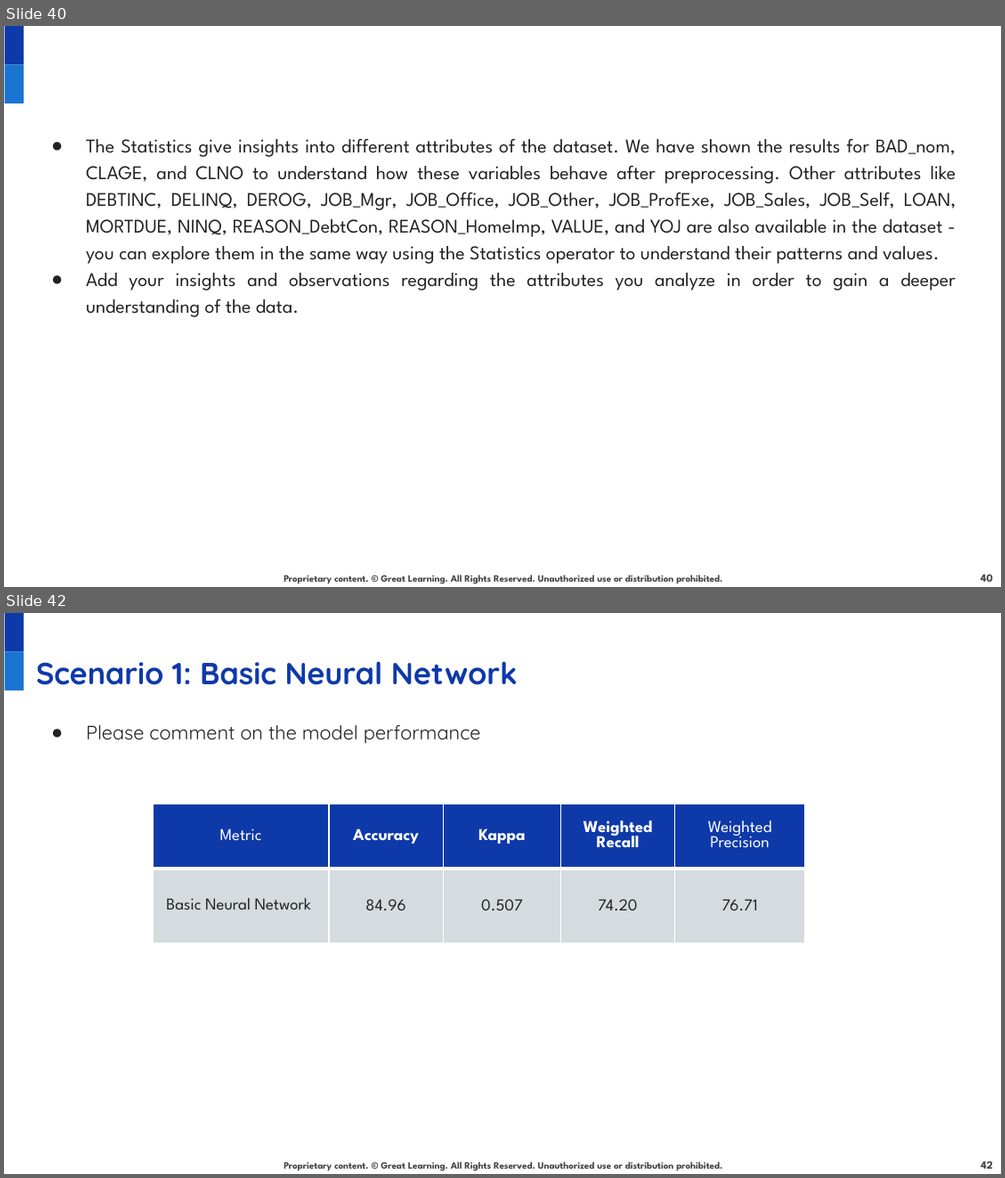
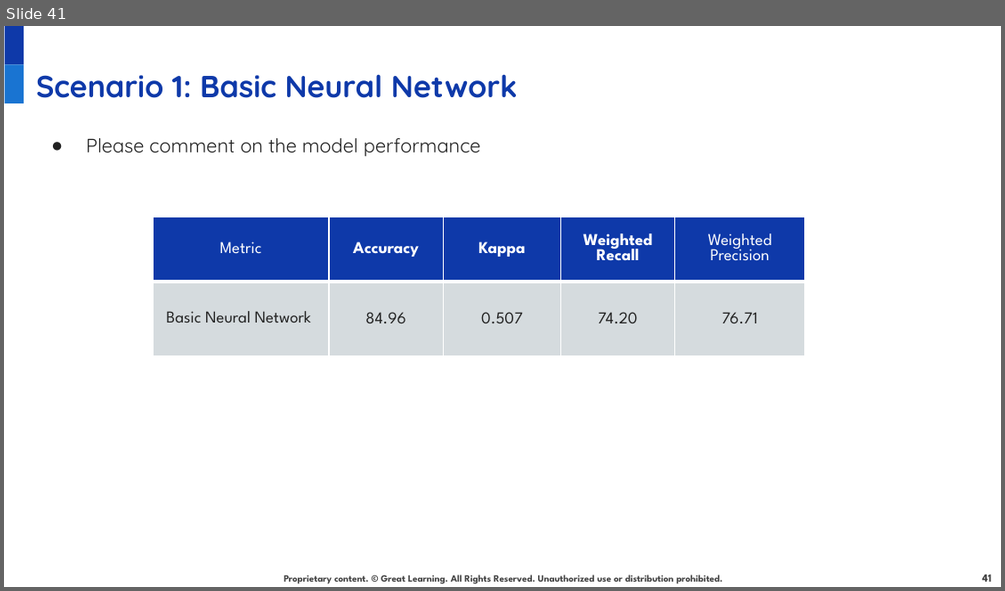
Before and after one commit to juanbucz/GreatLearning-TermProjects, a slide deck: Neural Networks - Loan Default/Loan Default Prediction Presentation - Business Interpretation - John Buczkowski.pptx. Shown one above the other, each under a label of ours: slides 40 and 42 before the commit, slide 41 after it; the slides between them are not shown. The pictures are 1005x1178 and 1005x591 pixels, drawn with LibreOffice and Linux fonts; fonts in the diff are those of the drawing; background and template pictures are left out. Boxes give left, top, right and bottom in pixels: in the first picture for what was removed or moved away, otherwise in the second. Text is boxed around its words. In the diff, an @@ line names an element or a change of style, - is before the commit and + after.

Commit message:
GG NN Default Loan Default Prediction Presentation - Clean up of pre-existing EDA slides; reorganization of current slide deck

```diff
--- a/Neural Networks - Loan Default/Loan Default Prediction Presentation - Business Interpretation - John Buczkowski.pptx
+++ b/Neural Networks - Loan Default/Loan Default Prediction Presentation - Business Interpretation - John Buczkowski.pptx
@@ slide 40 removed at <box>4,26,1001,587</box>, background #FFFFFF; not listed: 3 template elements that a slide beside it also shows @@
@@ text removed at <box>86,138,956,317</box> @@
-● The Statistics give insights into different attributes of the dataset. We have shown the results for BAD_nom, CLAGE, and CLNO to understand how these variables behave after preprocessing. Other attributes like DEBTINC, DELINQ, DEROG, JOB_Mgr, JOB_Office, JOB_Other, JOB_ProfExe, JOB_Sales, JOB_Self, LOAN, MORTDUE, NINQ, REASON_DebtCon, REASON_HomeImp, VALUE, and YOJ are also available in the dataset - you can explore them in the same way using the Statistics operator to understand their patterns and values.
-● Add your insights and observations regarding the attributes you analyze in order to gain a deeper understanding of the data.
@@ page number removed at <box>980,573,993,581</box> @@
-40
@@ what was slide 42 is now slide 41 @@
@@ page number at <box>982,574,992,581</box>: text changed @@
-42
+41
```
Also in this commit, not shown: 18 slides changed, 5 slides added, 5 other slides removed.
